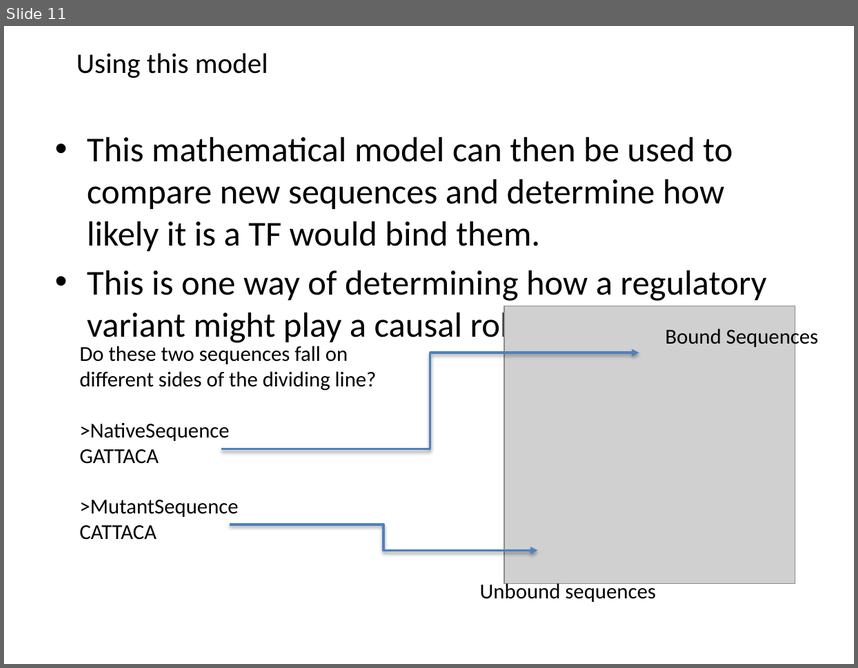
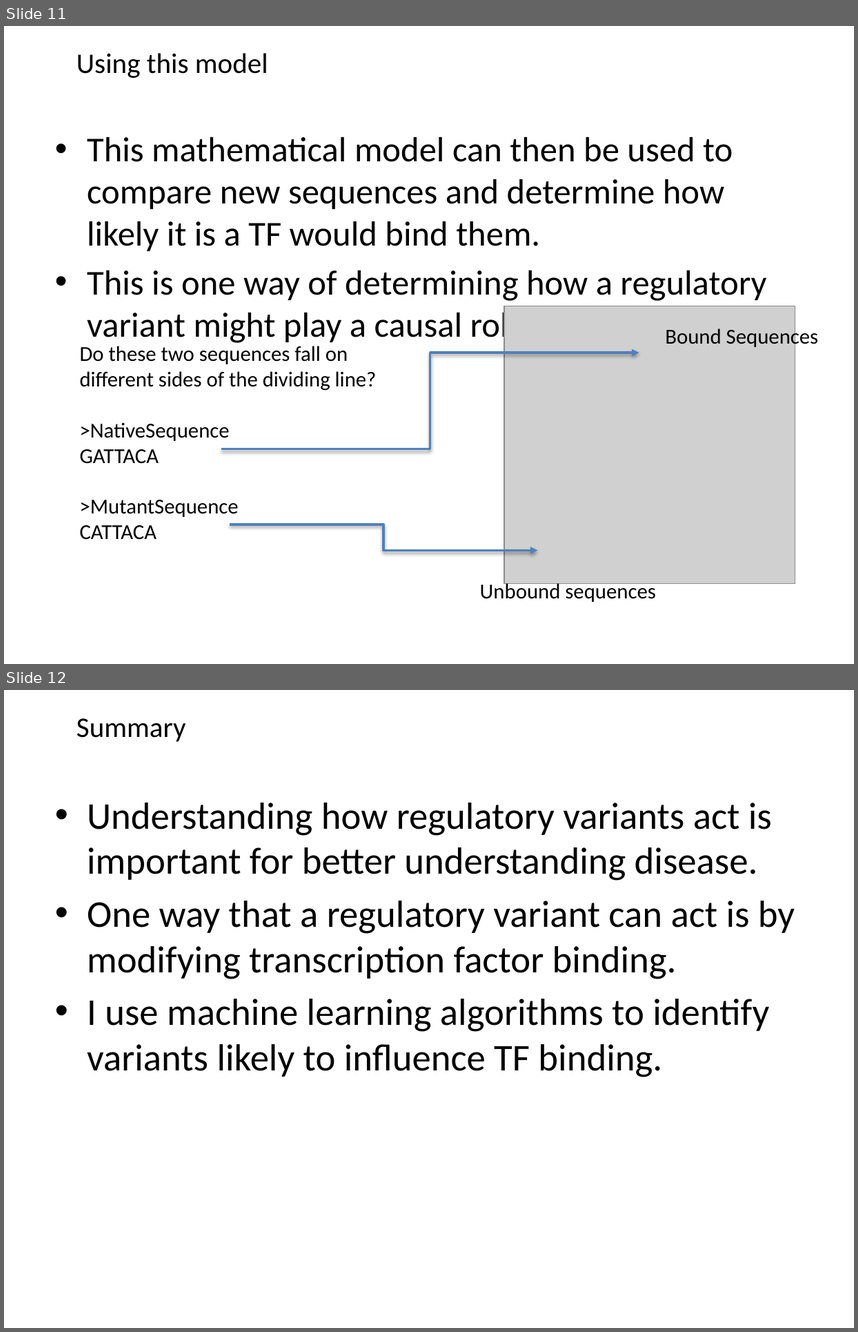
Before and after one commit to james-lawlor/james-lawlor.github.io, a slide deck: biotrain-2019/Myers-Lab-Comp-Bio.pptx. Shown one above the other, each under a label of ours: slide 11 before the commit, slides 11 and 12 after it. The pictures are 858x668 and 858x1332 pixels, drawn with LibreOffice and Linux fonts; fonts in the diff are those of the drawing; grey boxes stand for pictures; background and template pictures are left out. Boxes give left, top, right and bottom in pixels: in the first picture for what was removed or moved away, otherwise in the second. Text is boxed around its words. In the diff, an @@ line names an element or a change of style, - is before the commit and + after.

Commit message:
final update I hope

```diff
--- a/biotrain-2019/Myers-Lab-Comp-Bio.pptx
+++ b/biotrain-2019/Myers-Lab-Comp-Bio.pptx
@@ slide 12 added at bbox=[4, 690, 854, 1328], background picture (left out) @@
@@ title added at bbox=[76, 718, 186, 742], 24 pt, text #000000 @@
+Summary
@@ text added at bbox=[87, 802, 795, 1077], 32 pt, text #000000 @@
+• Understanding how regulatory variants act is important for better understanding disease.
+• One way that a regulatory variant can act is by modifying transcription factor binding.
+• I use machine learning algorithms to identify variants likely to influence TF binding.
```
